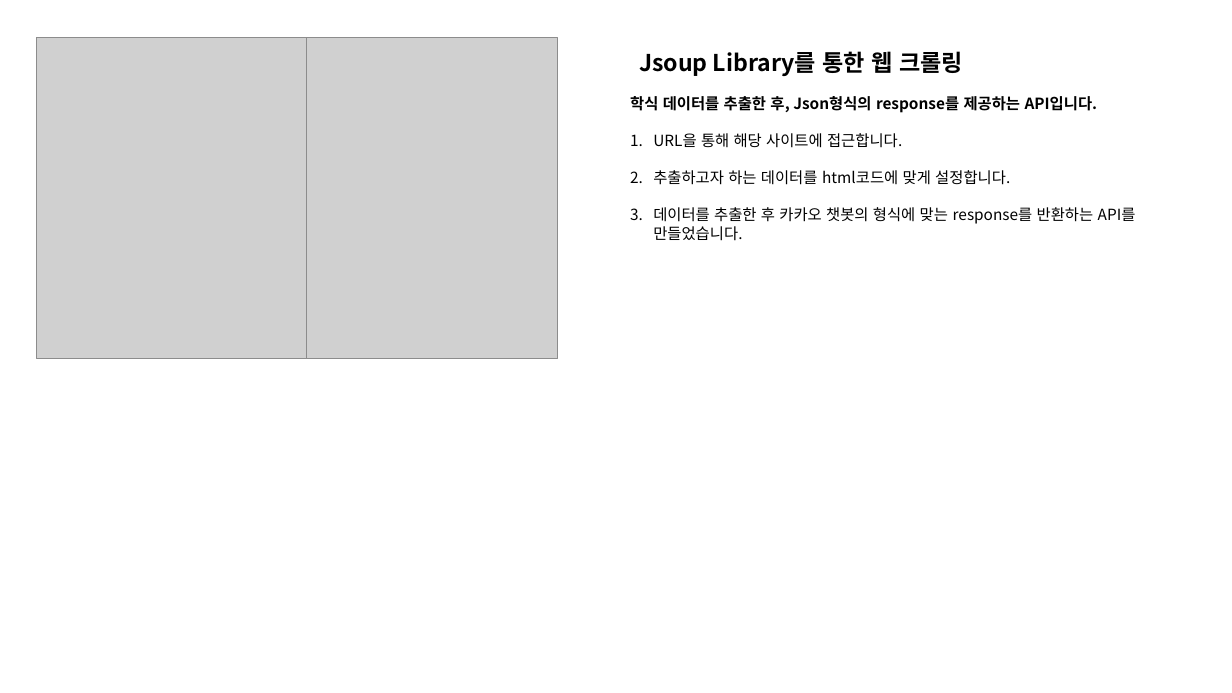
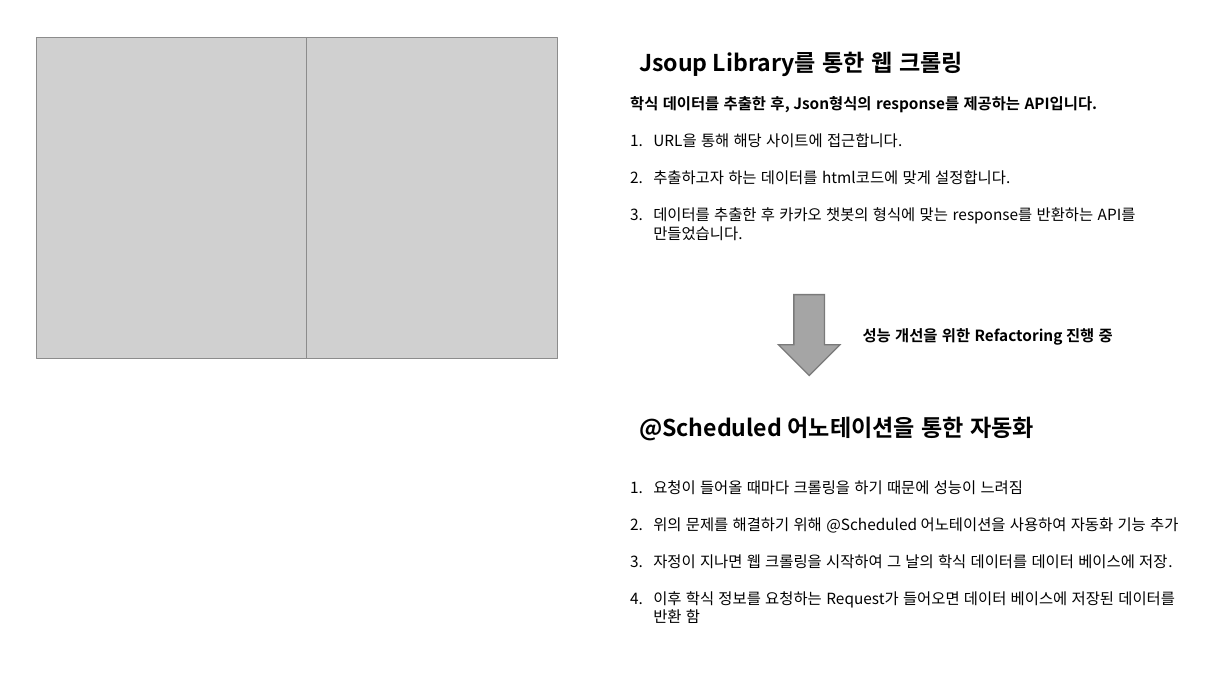
Before and after one commit to ohjinhokor/PortFolio, a slide deck: slide 5 of 오진호 포토폴리오.pptx. Drawn at 1232x693 pixels with LibreOffice and Linux fonts; fonts in the diff are those of the drawing; grey boxes stand for pictures; background and template pictures are left out. Boxes give left, top, right and bottom in pixels: in the first picture for what was removed or moved away, otherwise in the second. Text is boxed around its words. In the diff, an @@ line names an element or a change of style, - is before the commit and + after.

Commit message:
자동화 및 개인공부 추가

```diff
--- a/오진호 포토폴리오.pptx
+++ b/오진호 포토폴리오.pptx
@@ down arrow added at <box>779,295,840,376</box>, fill #A5A5A5, outline #7A7A7A 1 pt @@
@@ text added at <box>863,325,1113,345</box>, 12 pt, text #000000, bold @@
+성능 개선을 위한 Refactoring 진행 중
@@ text added at <box>639,416,1034,441</box>, 18 pt, text #000000, bold @@
+@Scheduled 어노테이션을 통한 자동화
@@ text added at <box>653,480,1178,623</box>, 12 pt, text #000000 @@
+1. 요청이 들어올 때마다 크롤링을 하기 때문에 성능이 느려짐
+2. 위의 문제를 해결하기 위해 @Scheduled 어노테이션을 사용하여 자동화 기능 추가
+3. 자정이 지나면 웹 크롤링을 시작하여 그 날의 학식 데이터를 데이터 베이스에 저장.
+4. 이후 학식 정보를 요청하는 Request가 들어오면 데이터 베이스에 저장된 데이터를 반환 함
```
Also in this commit, not shown: 2 slides added, 1 other file.
